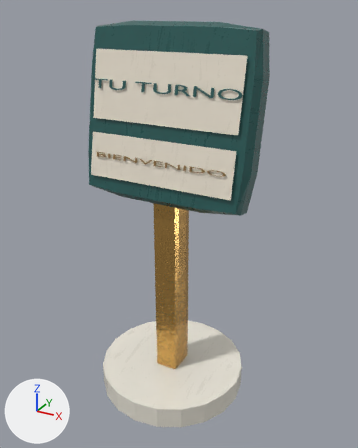
One commit to the Blender file inventario/assets/catalog/18/hiperreal.blend: the scene before it, then after it.
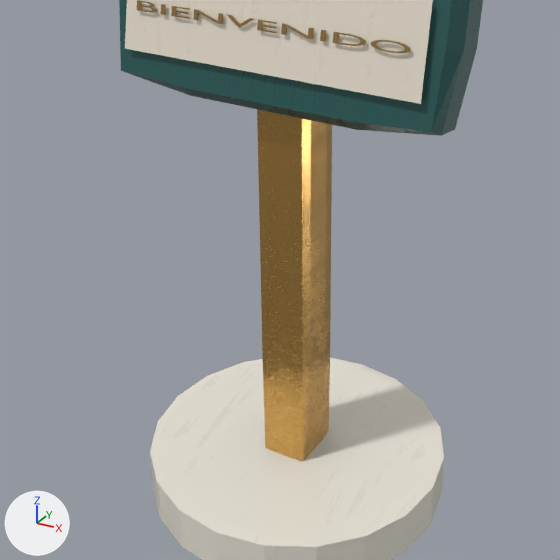
Each version is shown whole from a 50 mm lens placed at (1.367, -2.017, 1.496), pointed at (0.524, -0.485, 0.73), then close up on the part from 9% to 83% of the width and 34% to 93% of the height. The lights are fixed; the arrows at lower left show +X, +Y and +Z. The first two pictures are the older version.

The scene before the commit, as lines of its bpy script (objects in view):
```python
ob_native_component_1 = bpy.data.objects.new('Native component 1', me_a554339d_a6ff_4a88_92ad_37710abae7dc_001)
ob_native_component_1.parent = ob_inventory_18
ob_native_component_1.location = (0.5, -0.5, 0.57)
ob_native_component_1.rotation_euler = (1.571, 0.0, 0.0)  # degrees (90, 0, 0)
ob_native_component_1.scale = (0.095, 1.05, 0.12)
ob_native_component_2 = bpy.data.objects.new('Native component 2', me_a554339d_a6ff_4a88_92ad_37710abae7dc_002)
ob_native_component_2.parent = ob_inventory_18
ob_native_component_2.location = (0.5, -0.5, 1.14)
ob_native_component_2.rotation_euler = (1.391, 0.0, 0.0)  # degrees (80, 0, 0)
ob_native_component_2.scale = (0.66, 0.62, 0.12)
ob_native_component_4 = bpy.data.objects.new('Native component 4', me_4bf82f2e_af32_41db_9574_baaa82eff687_002)
ob_native_component_4.parent = ob_inventory_18
ob_native_component_4.location = (0.5, -0.596, 0.995)
ob_native_component_4.rotation_euler = (1.391, 0.0, 0.0)  # degrees (80, 0, 0)
ob_native_component_4.scale = (0.57, 0.16, 1.0)
# also in view: 'Native component 0' at (0.5, -0.5, 0.045); 'Sign BIENVENIDO' at (0.501, -0.601, 0.997)
```
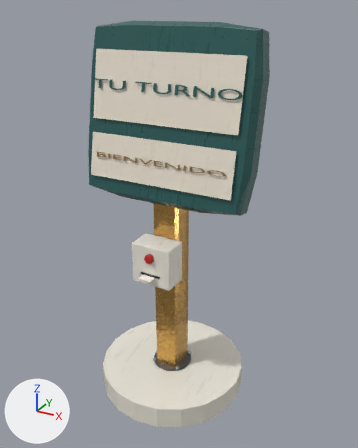
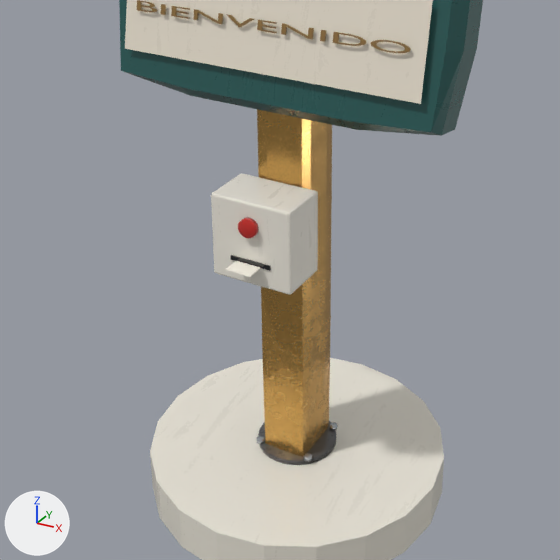
Pixel boxes [x1, y1, x2, y2] of what changed, in the close-ups (560 x 560 px):
'Hiperreal dispensador de tiques', added: after [211, 173, 318, 295]
'Hiperreal brida del poste', added: after [258, 421, 336, 465]
'Hiperreal tique', added: after [225, 261, 261, 278]
'Hiperreal botón de tique', added: after [238, 217, 258, 239]
'Hiperreal ranura de tiques', added: after [230, 255, 271, 271]
'Hiperreal tornillo brida 2', added: after [304, 453, 312, 462]
'Hiperreal tornillo brida 0', added: after [330, 422, 338, 430]
'Hiperreal tornillo brida 3', added: after [257, 436, 264, 444]

The change, as a list of edits to the scene's bpy script:
```text
Add mat_hiperreal___metal__b8bcc0:
    mat_hiperreal___metal__b8bcc0 = bpy.data.materials.new('Hiperreal · metal #b8bcc0')
    # colours: light grey #b9bdc1
    # uses the picture img_metal_orm_jpg
Add mat_hiperreal___metal_dark__3a3c3f:
    mat_hiperreal___metal_dark__3a3c3f = bpy.data.materials.new('Hiperreal · metal_dark #3a3c3f')
    # colours: dark grey #616162
    # uses the picture img_metal_dark_orm_jpg
Add mat_hiperreal___paper__f4efe2:
    mat_hiperreal___paper__f4efe2 = bpy.data.materials.new('Hiperreal · paper #f4efe2')
    # colours: white #f4efe3
    # uses the picture img_cardboard_normal_2k_jpg
    # uses the picture img_paper_orm_jpg
Add mat_hiperreal___plastic__c8302a:
    mat_hiperreal___plastic__c8302a = bpy.data.materials.new('Hiperreal · plastic #c8302a')
    # colours: red #c92c25
    # uses the picture img_plastic_orm_jpg
Add mat_hiperreal___plastic__f1ece0:
    mat_hiperreal___plastic__f1ece0 = bpy.data.materials.new('Hiperreal · plastic #f1ece0')
    # colours: white #f1ede1
    # uses the picture img_plastic_orm_jpg
Add ob_hiperreal_tornillo_brida_3:
    ob_hiperreal_tornillo_brida_3 = bpy.data.objects.new('Hiperreal tornillo brida 3', me_cylinder_005)  # a 24-sided cylinder along z spanning x -0.5..0.5, y -0.5..0.5, z -0.5..0.5
    ob_hiperreal_tornillo_brida_3.parent = ob_inventory_18
    ob_hiperreal_tornillo_brida_3.location = (0.445, -0.555, 0.105)
    ob_hiperreal_tornillo_brida_3.scale = (0.016, 0.016, 0.008)
Add ob_hiperreal_tornillo_brida_2:
    ob_hiperreal_tornillo_brida_2 = bpy.data.objects.new('Hiperreal tornillo brida 2', me_cylinder_004)  # a 24-sided cylinder along z spanning x -0.5..0.5, y -0.5..0.5, z -0.5..0.5
    ob_hiperreal_tornillo_brida_2.parent = ob_inventory_18
    ob_hiperreal_tornillo_brida_2.location = (0.555, -0.555, 0.105)
    ob_hiperreal_tornillo_brida_2.scale = (0.016, 0.016, 0.008)
Add ob_hiperreal_tornillo_brida_0:
    ob_hiperreal_tornillo_brida_0 = bpy.data.objects.new('Hiperreal tornillo brida 0', me_cylinder_002)  # a 24-sided cylinder along z spanning x -0.5..0.5, y -0.5..0.5, z -0.5..0.5
    ob_hiperreal_tornillo_brida_0.parent = ob_inventory_18
    ob_hiperreal_tornillo_brida_0.location = (0.555, -0.445, 0.105)
    ob_hiperreal_tornillo_brida_0.scale = (0.016, 0.016, 0.008)
Add ob_hiperreal_brida_del_poste:
    ob_hiperreal_brida_del_poste = bpy.data.objects.new('Hiperreal brida del poste', me_cylinder_001)  # a 24-sided cylinder along z spanning x -0.5..0.5, y -0.5..0.5, z -0.5..0.5
    ob_hiperreal_brida_del_poste.parent = ob_inventory_18
    ob_hiperreal_brida_del_poste.location = (0.5, -0.5, 0.096)
    ob_hiperreal_brida_del_poste.scale = (0.16, 0.16, 0.012)
Add ob_hiperreal_tique:
    ob_hiperreal_tique = bpy.data.objects.new('Hiperreal tique', me_cube_002)  # a box spanning x -0.5..0.5, y -0.5..0.5, z -0.5..0.5
    ob_hiperreal_tique.parent = ob_inventory_18
    ob_hiperreal_tique.location = (0.498, -0.682, 0.582)
    ob_hiperreal_tique.rotation_euler = (0.0, 0.0, -0.0194)  # degrees (0, 0, -1.1)
    ob_hiperreal_tique.scale = (0.05, 0.035, 0.002)
Add ob_hiperreal_ranura_de_tiques:
    ob_hiperreal_ranura_de_tiques = bpy.data.objects.new('Hiperreal ranura de tiques', me_cube_001)  # a box spanning x -0.5..0.5, y -0.5..0.5, z -0.5..0.5; in mat_hiperreal___gloss_black__111214 (black #090a0c)
    ob_hiperreal_ranura_de_tiques.parent = ob_inventory_18
    ob_hiperreal_ranura_de_tiques.location = (0.5, -0.661, 0.585)
    ob_hiperreal_ranura_de_tiques.scale = (0.08, 0.004, 0.008)
Add ob_hiperreal_botón_de_tique:
    ob_hiperreal_botón_de_tique = bpy.data.objects.new('Hiperreal botón de tique', me_cylinder)  # a 24-sided cylinder along z spanning x -0.5..0.5, y -0.5..0.5, z -0.5..0.5
    ob_hiperreal_botón_de_tique.parent = ob_inventory_18
    ob_hiperreal_botón_de_tique.location = (0.5, -0.665, 0.655)
    ob_hiperreal_botón_de_tique.rotation_euler = (1.571, 0.0, 0.0)  # degrees (90, 0, 0)
    ob_hiperreal_botón_de_tique.scale = (0.035, 0.035, 0.012)
Add ob_hiperreal_dispensador_de_tiques:
    ob_hiperreal_dispensador_de_tiques = bpy.data.objects.new('Hiperreal dispensador de tiques', me_cube)  # 56 vertices, 54 faces; spans x -0.5..0.5, y -0.5..0.5, z -0.5..0.5
    ob_hiperreal_dispensador_de_tiques.parent = ob_inventory_18
    ob_hiperreal_dispensador_de_tiques.location = (0.5, -0.61, 0.62)
    ob_hiperreal_dispensador_de_tiques.scale = (0.16, 0.1, 0.16)
```
